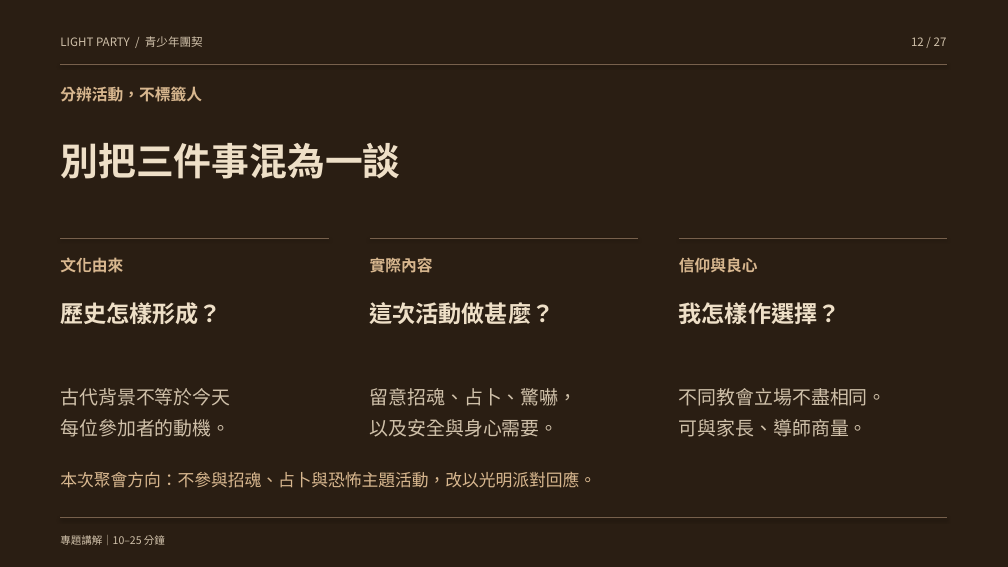
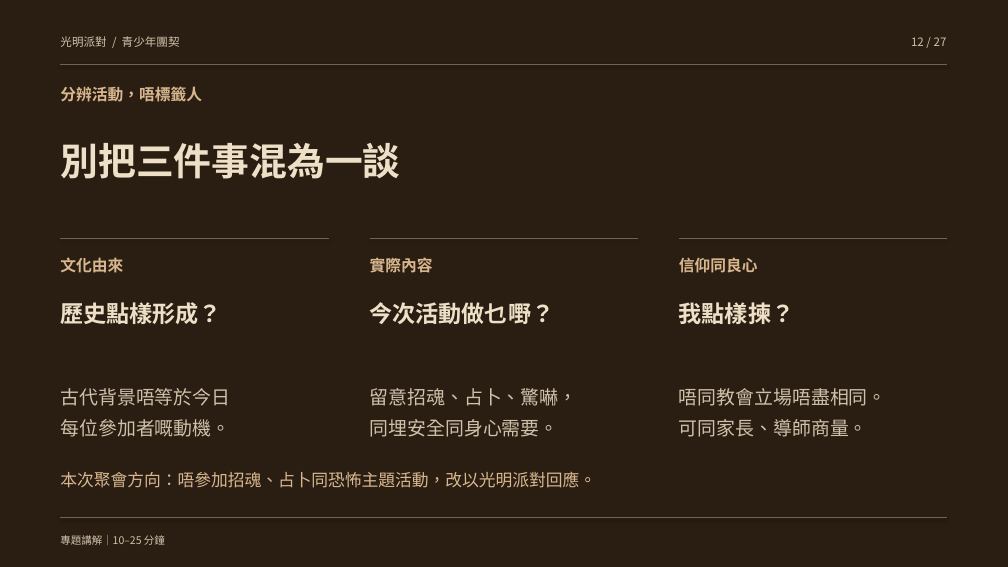
Before and after one commit to hei08285744/light-party-presentation, a slide deck: slide 12 of light-party.pptx. Drawn at 1008x567 pixels with LibreOffice and Linux fonts; fonts in the diff are those of the drawing. Boxes give left, top, right and bottom in pixels: in the first picture for what was removed or moved away, otherwise in the second. Text is boxed around its words. In the diff, an @@ line names an element or a change of style, - is before the commit and + after.

```diff
--- a/light-party.pptx
+++ b/light-party.pptx
@@ text at (60, 36, 180, 47): text changed @@
-LIGHT PARTY / 青少年團契
+光明派對 / 青少年團契
@@ text at (60, 86, 202, 102): text changed @@
-分辨活動，不標籤人
+分辨活動，唔標籤人
@@ text at (679, 257, 758, 273): text changed @@
-信仰與良心
+信仰同良心
@@ text at (60, 302, 221, 324): text changed @@
-歷史怎樣形成？
+歷史點樣形成？
@@ text at (370, 302, 554, 324): text changed @@
-這次活動做甚麼？
+今次活動做乜嘢？
@@ text at (679, 302, 794, 324): text changed @@
-我怎樣作選擇？
+我點樣揀？
@@ text at (60, 388, 230, 437): text changed @@
-古代背景不等於今天
-每位參加者的動機。
+古代背景唔等於今日
+每位參加者嘅動機。
@@ text at (679, 388, 887, 437): text changed @@
-不同教會立場不盡相同。
-可與家長、導師商量。
+唔同教會立場唔盡相同。
+可同家長、導師商量。
@@ text at (370, 419, 559, 437): text changed @@
-以及安全與身心需要。
+同埋安全同身心需要。
@@ text at (60, 472, 596, 488): text changed @@
-本次聚會方向：不參與招魂、占卜與恐怖主題活動，改以光明派對回應。
+本次聚會方向：唔參加招魂、占卜同恐怖主題活動，改以光明派對回應。
```
Also in this commit, not shown: 26 other slides changed, 4 other files.
